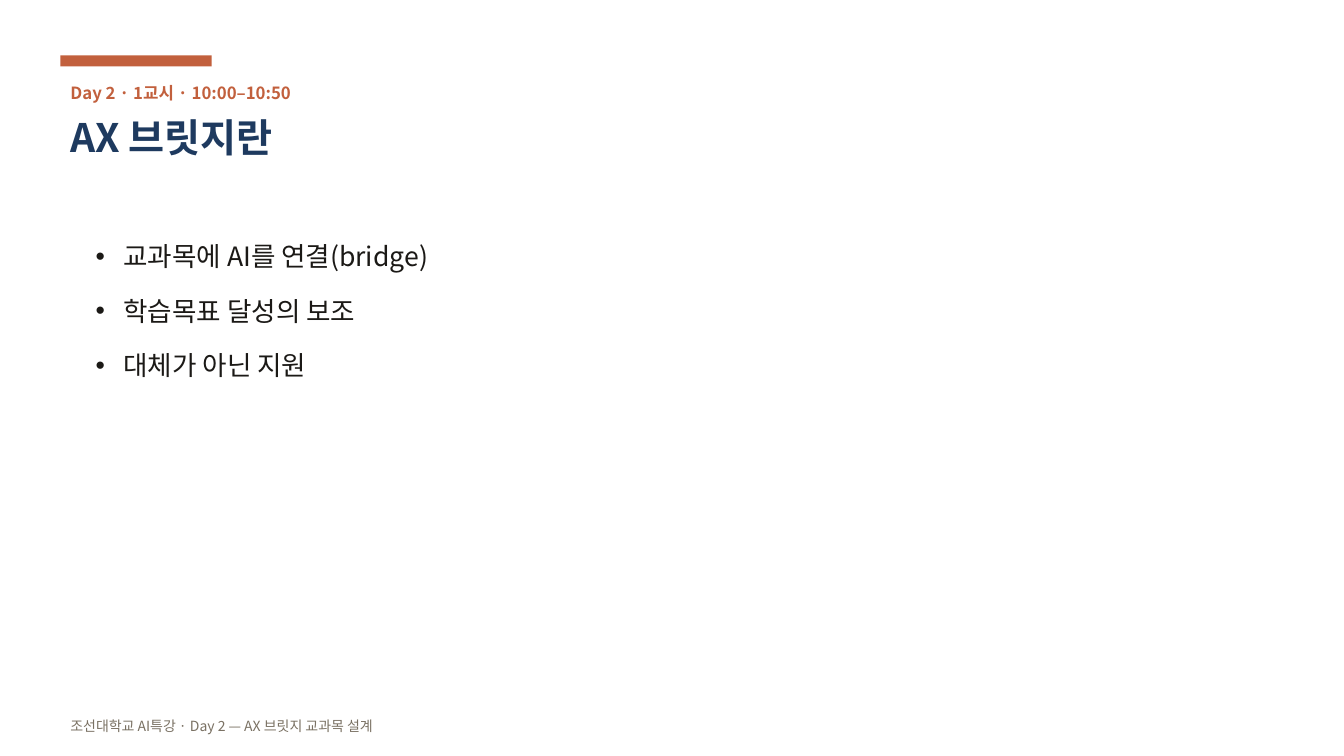
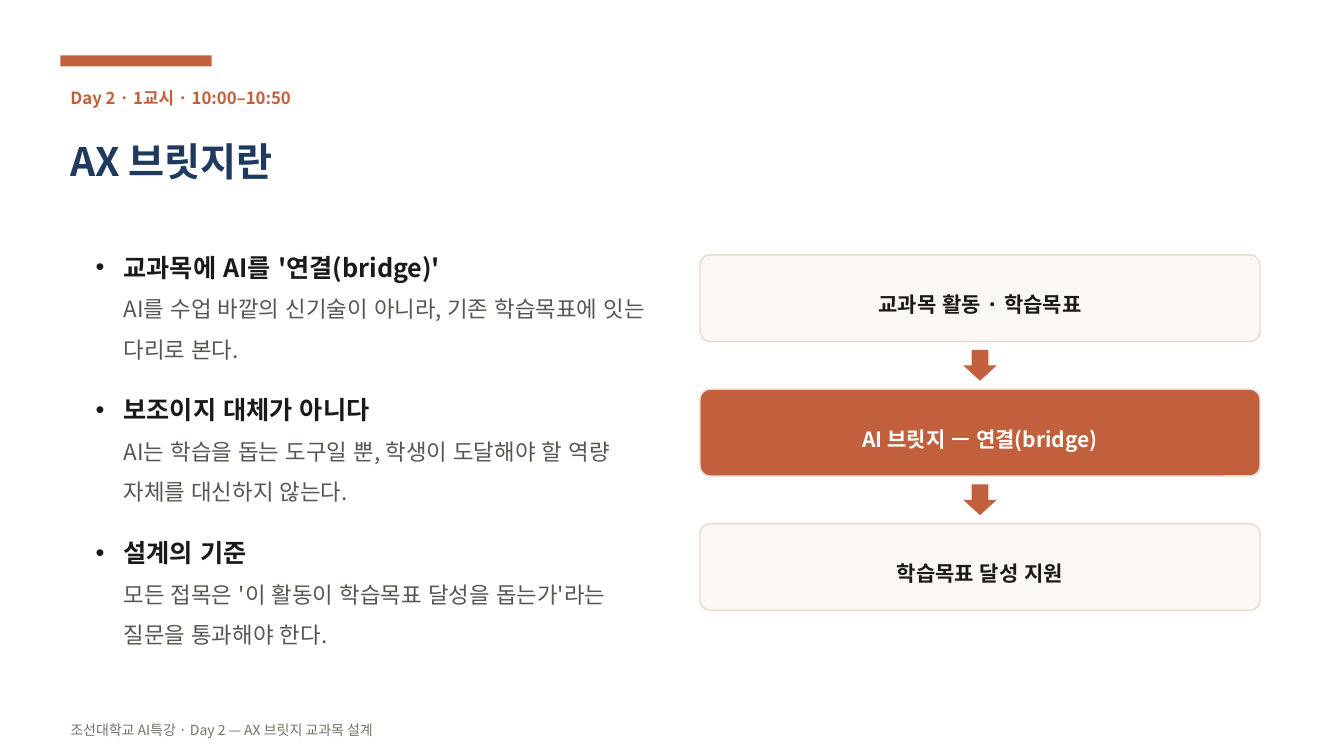
Before and after one commit to aebonlee/chosun, a slide deck: slide 4 of public/ppt/chosun-ai-day2.pptx. Drawn at 1344x756 pixels with LibreOffice and Linux fonts; fonts in the diff are those of the drawing. Boxes give left, top, right and bottom in pixels: in the first picture for what was removed or moved away, otherwise in the second. Text is boxed around its words. In the diff, an @@ line names an element or a change of style, - is before the commit and + after.

```diff
--- a/public/ppt/chosun-ai-day2.pptx
+++ b/public/ppt/chosun-ai-day2.pptx
@@ text at <box>124,256,644,645</box>: text changed; size 19 to 16 pt; text colour #1B1916 to #5A554E @@
-• 교과목에 AI를 연결(bridge)
-• 학습목표 달성의 보조
-• 대체가 아닌 지원
+• 교과목에 AI를 '연결(bridge)'
+  AI를 수업 바깥의 신기술이 아니라, 기존 학습목표에 잇는 다리로 본다.
+• 보조이지 대체가 아니다
+  AI는 학습을 돕는 도구일 뿐, 학생이 도달해야 할 역량 자체를 대신하지 않는다.
+• 설계의 기준
+  모든 접목은 '이 활동이 학습목표 달성을 돕는가'라는 질문을 통과해야 한다.
@@ rounded rectangle added at <box>700,255,1260,342</box>, fill #FBF7F2, outline #E5DACE 1 pt, 15 pt, text #1B1916, bold @@
+교과목 활동 · 학습목표
@@ down arrow added at <box>964,350,997,381</box>, fill #C2603D @@
@@ rounded rectangle added at <box>700,389,1260,476</box>, fill #C2603D, outline #E5DACE 1 pt, 15 pt, text #FFFFFF, bold @@
+AI 브릿지 — 연결(bridge)
@@ down arrow added at <box>964,485,997,516</box>, fill #C2603D @@
@@ rounded rectangle added at <box>700,523,1260,610</box>, fill #FBF7F2, outline #E5DACE 1 pt, 15 pt, text #1B1916, bold @@
+학습목표 달성 지원
@@ line spacing 1 to 1.5 in 3 elements at <box>70,90,291,108</box>, <box>70,143,273,180</box>, <box>70,723,373,738</box> @@
```
Also in this commit, not shown: 48 other slides changed, 28 slides added, 1 other file.
